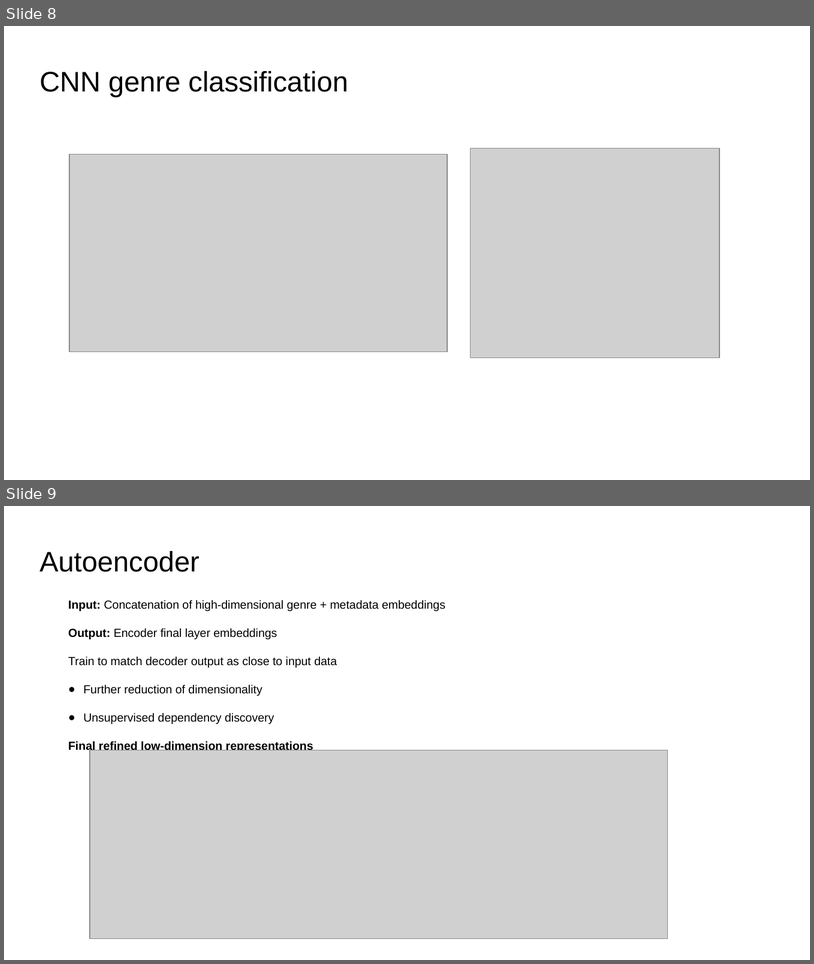
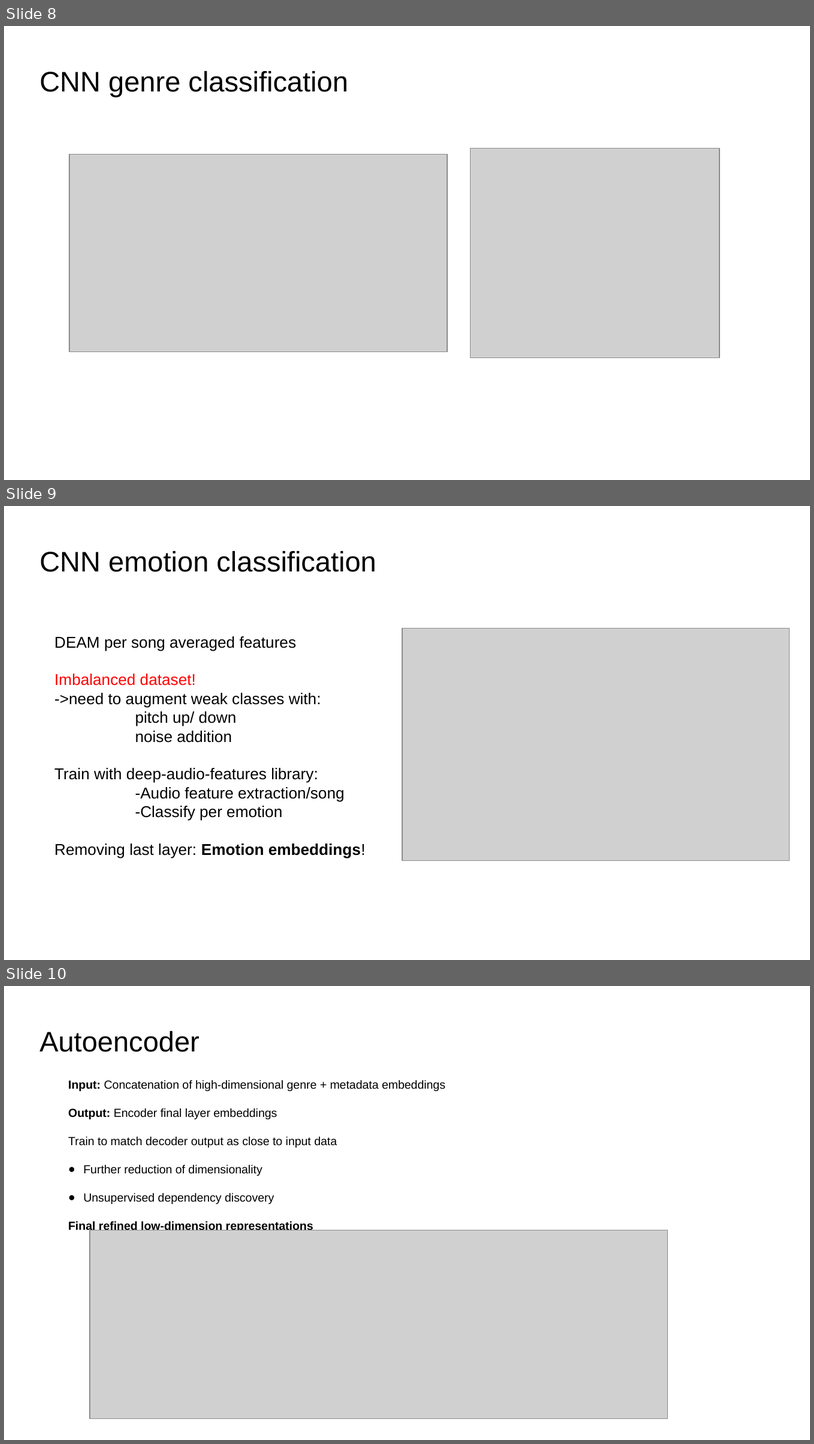
Before and after one commit to johnsaveus/Multimodal, a slide deck: SongSimilarityRetrieval.pptx. Shown one above the other, each under a label of ours: slides 8 and 9 before the commit, slides 8, 9 and 10 after it. The pictures are 814x964 and 814x1444 pixels, drawn with LibreOffice and Linux fonts; fonts in the diff are those of the drawing; grey boxes stand for pictures. Boxes give left, top, right and bottom in pixels: in the first picture for what was removed or moved away, otherwise in the second. Text is boxed around its words. In the diff, an @@ line names an element or a change of style, - is before the commit and + after.

```diff
--- a/SongSimilarityRetrieval.pptx
+++ b/SongSimilarityRetrieval.pptx
@@ slide 9 added at bbox=[4, 506, 810, 960], background #FFFFFF @@
@@ title added at bbox=[39, 551, 376, 572], 25.2 pt, text #000000 @@
+CNN emotion classification
@@ picture added at bbox=[402, 628, 789, 860] @@
@@ text added at bbox=[54, 636, 366, 858], 14 pt, text #000000 @@
+DEAM per song averaged features
+Imbalanced dataset!
+->need to augment weak classes with:
+pitch up/ down
+noise addition
+Train with deep-audio-features library:
+-Audio feature extraction/song
+-Classify per emotion
+Removing last layer: Emotion embeddings!
@@ what was slide 9 is now slide 10 @@
```
Also in this commit, not shown: 3 slides changed.
